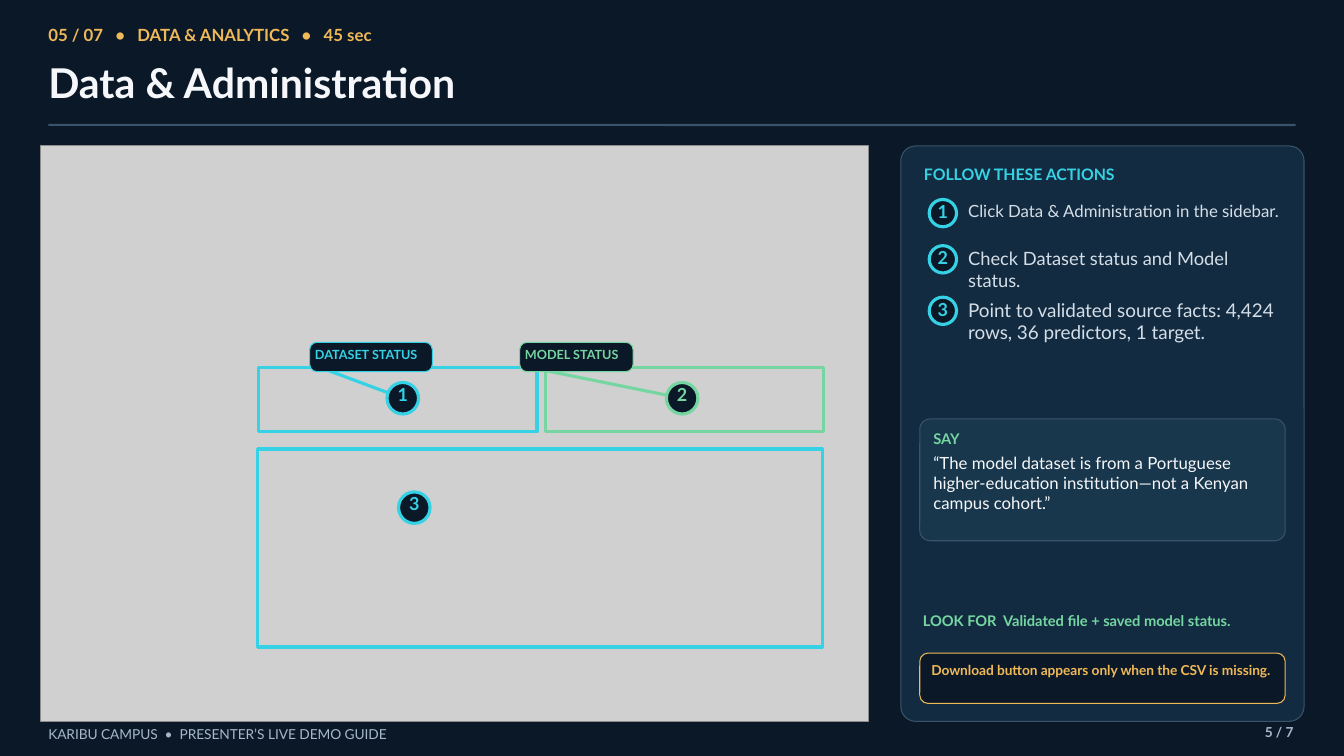
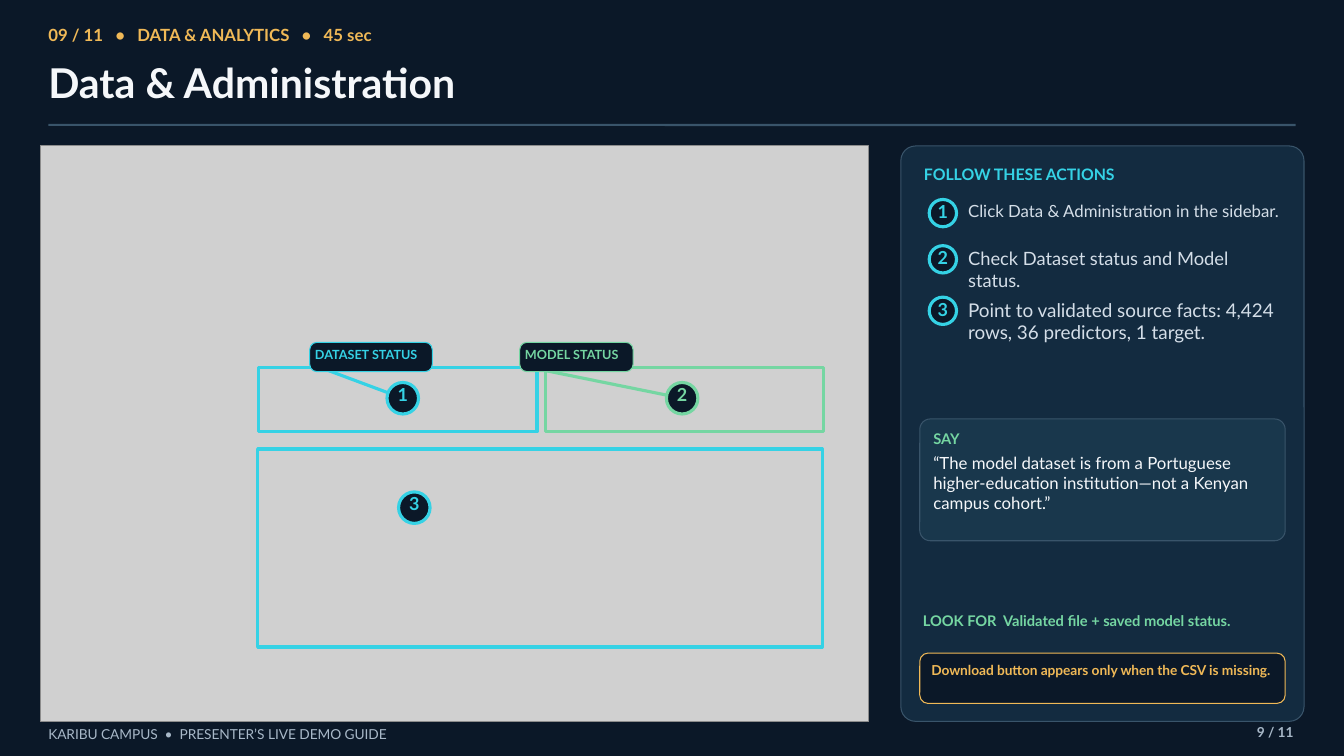
Before and after one commit to Tony405-spec/Karibu-Campus, a slide deck: slide 9 of presentation/demo_guide.pptx (slide 5 before the commit). Drawn at 1344x756 pixels with LibreOffice and Linux fonts; fonts in the diff are those of the drawing; grey boxes stand for pictures. Boxes give left, top, right and bottom in pixels: in the first picture for what was removed or moved away, otherwise in the second. Text is boxed around its words. In the diff, an @@ line names an element or a change of style, - is before the commit and + after.

```diff
--- a/presentation/demo_guide.pptx
+++ b/presentation/demo_guide.pptx
@@ text at <box>48,28,371,41</box>: text changed @@
-05 / 07 • DATA & ANALYTICS • 45 sec
+09 / 11 • DATA & ANALYTICS • 45 sec
@@ text at <box>1257,727,1294,737</box>: text changed @@
-5 / 7
+9 / 11
```
Also in this commit, not shown: 6 other slides changed, 4 slides added.
